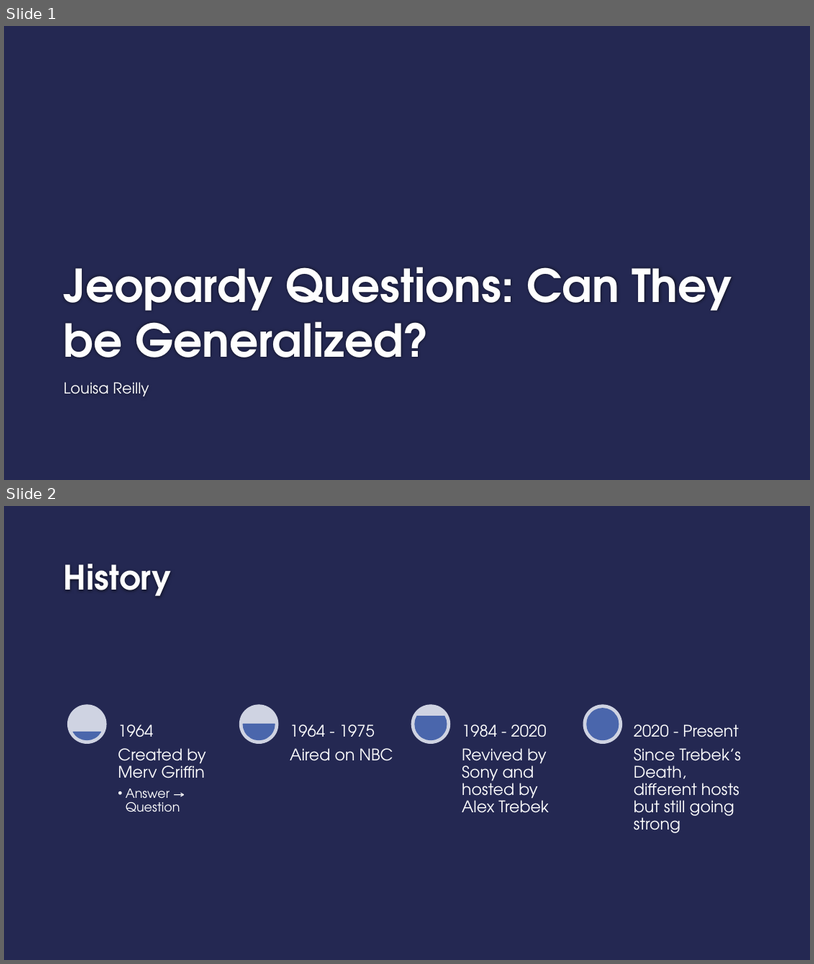
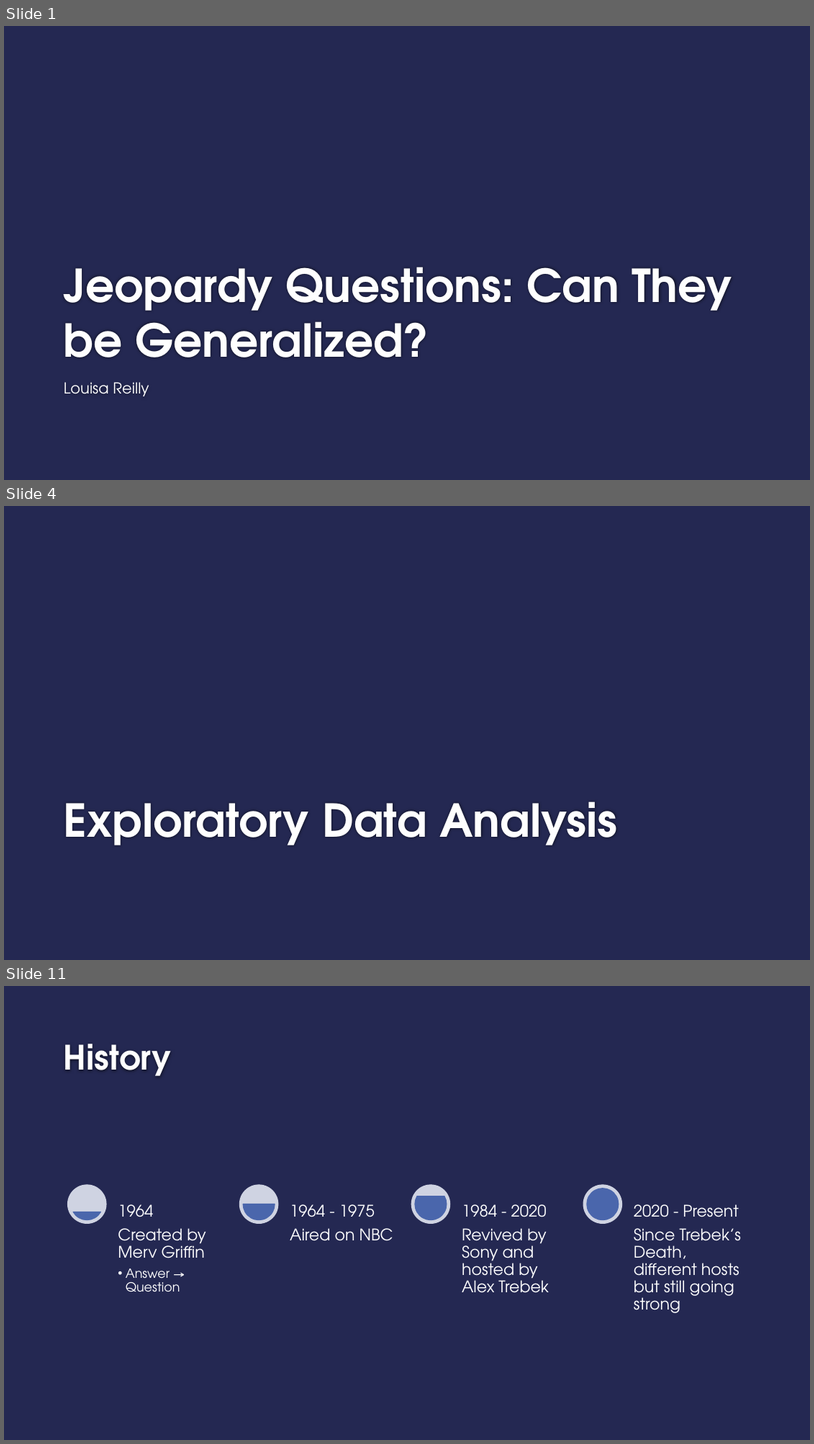
Before and after one commit to geeselouise/jeopardy, a slide deck: Jeopardy_Questions.pptx. Shown one above the other, each under a label of ours: slides 1 and 2 before the commit, slides 1, 4 and 11 after it; the slides between them are not shown. The pictures are 814x964 and 814x1444 pixels, drawn with LibreOffice and Linux fonts; fonts in the diff are those of the drawing; background and template pictures are left out. Boxes give left, top, right and bottom in pixels: in the first picture for what was removed or moved away, otherwise in the second. Text is boxed around its words. In the diff, an @@ line names an element or a change of style, - is before the commit and + after.

```diff
--- a/Jeopardy_Questions.pptx
+++ b/Jeopardy_Questions.pptx
@@ slide 4 added at [4, 506, 810, 960], background picture (left out) @@
@@ title added at [64, 801, 617, 845], 54 pt, text #FEFEFE, bold @@
+Exploratory Data Analysis
@@ what was slide 2 is now slide 11 @@
```
Also in this commit, not shown: 2 slides changed, 8 other slides added, 1 slide removed, 3 other files.
